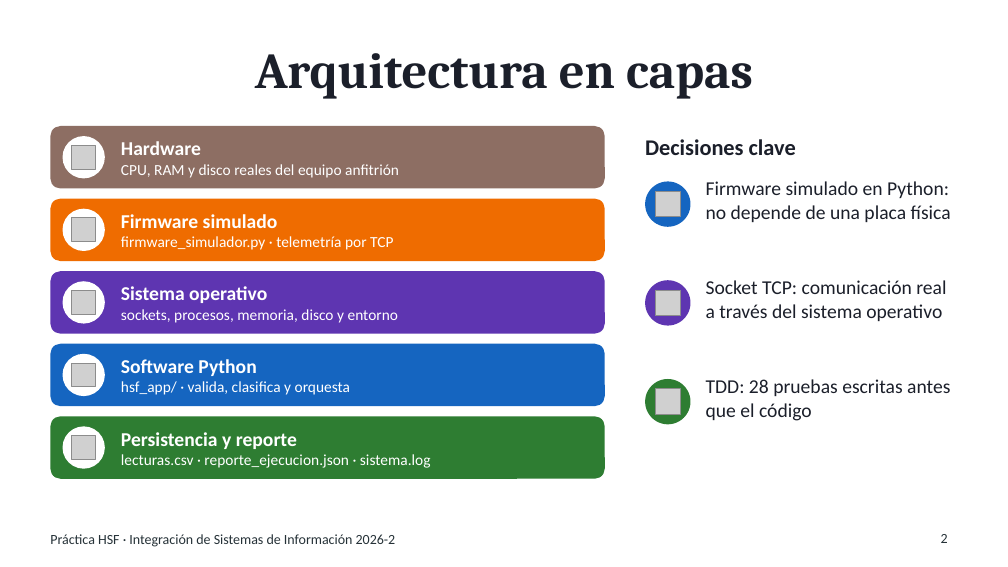
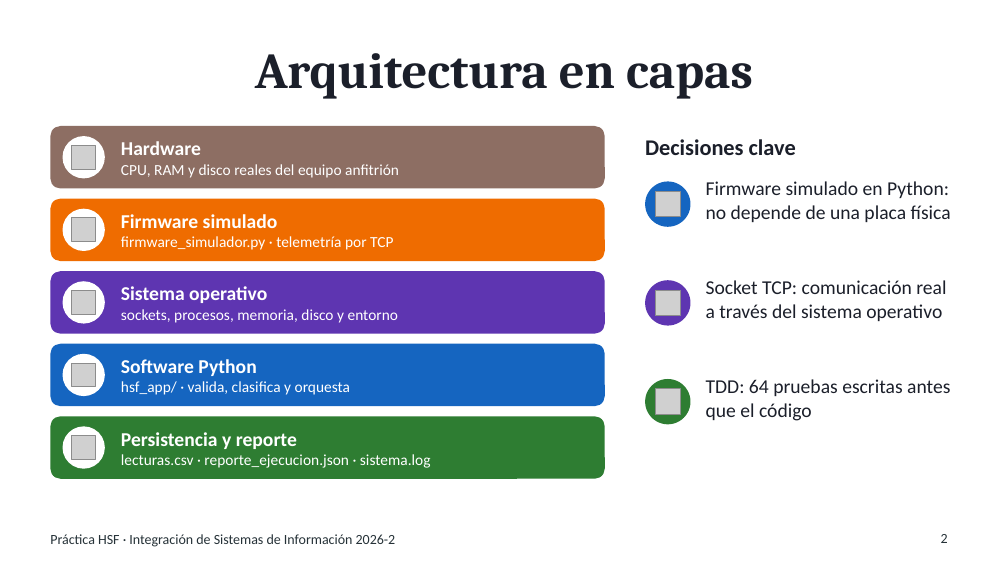
Before and after one commit to Facabore/practica-hsf-segundo-corte, a slide deck: slide 2 of docs/Diapositivas_Video_SegundoCorte.pptx. Drawn at 1008x567 pixels with LibreOffice and Linux fonts; fonts in the diff are those of the drawing; grey boxes stand for pictures. Boxes give left, top, right and bottom in pixels: in the first picture for what was removed or moved away, otherwise in the second. Text is boxed around its words. In the diff, an @@ line names an element or a change of style, - is before the commit and + after.

```diff
--- a/docs/Diapositivas_Video_SegundoCorte.pptx
+++ b/docs/Diapositivas_Video_SegundoCorte.pptx
@@ text at (706,379,950,421): text changed @@
-TDD: 28 pruebas escritas antes que el código
+TDD: 64 pruebas escritas antes que el código
```
Also in this commit, not shown: 2 other slides changed.
